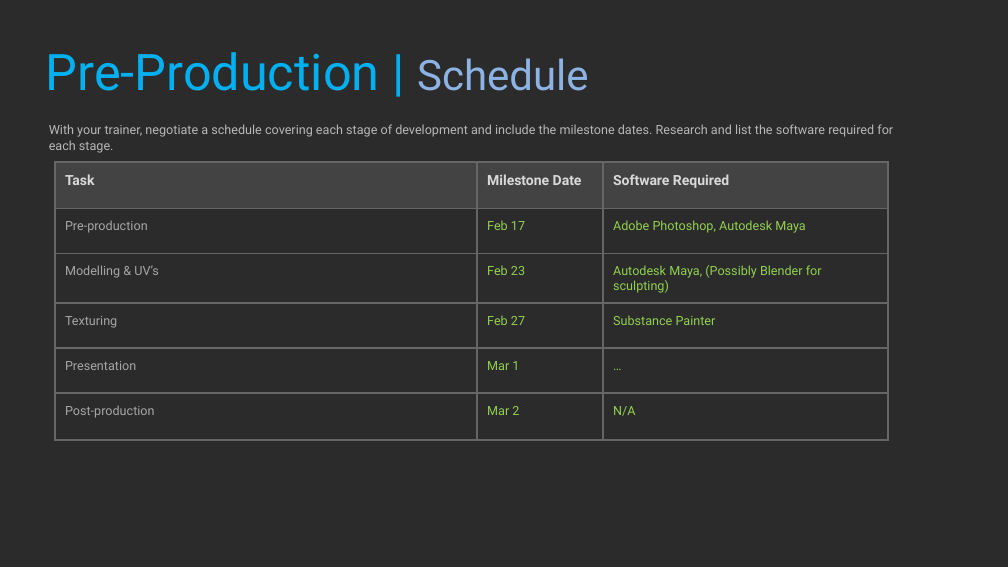
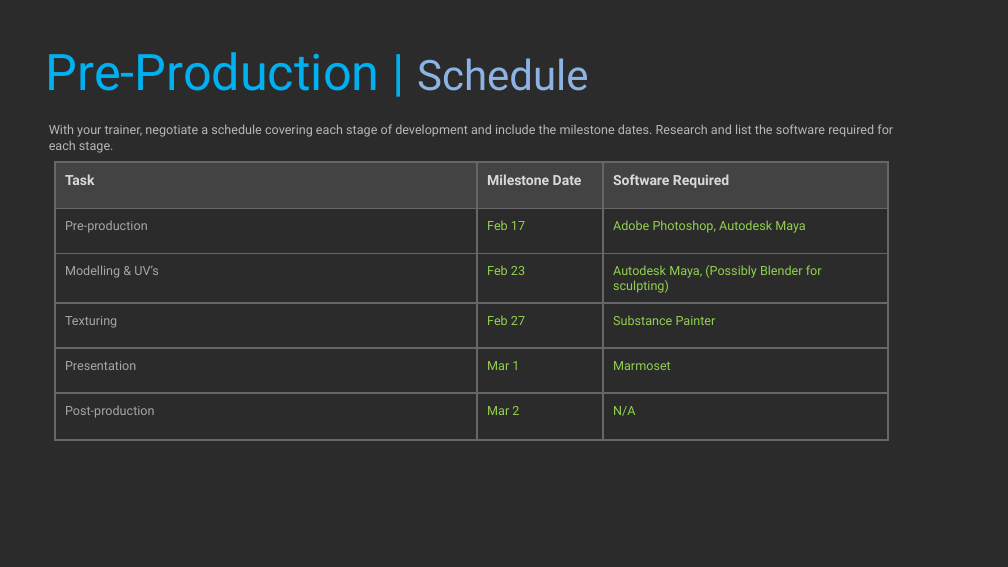
Before and after one commit to realityforge/aie_course, a slide deck: slide 13 of Assesment/3DArtPipeline_PeterDonald/3DArtPipeline_PeterDonald.pptx. Drawn at 1008x567 pixels with LibreOffice and Linux fonts; fonts in the diff are those of the drawing; background and template pictures are left out; a plain dark background stands for a picture behind light text. Boxes give left, top, right and bottom in pixels: in the first picture for what was removed or moved away, otherwise in the second. Text is boxed around its words. In the diff, an @@ line names an element or a change of style, - is before the commit and + after.

```diff
--- a/Assesment/3DArtPipeline_PeterDonald/3DArtPipeline_PeterDonald.pptx
+++ b/Assesment/3DArtPipeline_PeterDonald/3DArtPipeline_PeterDonald.pptx
@@ table at (55,162,888,440) @@
-row 5, column 3: …
+row 5, column 3: Marmoset
```
Also in this commit, not shown: 3 other slides changed.
